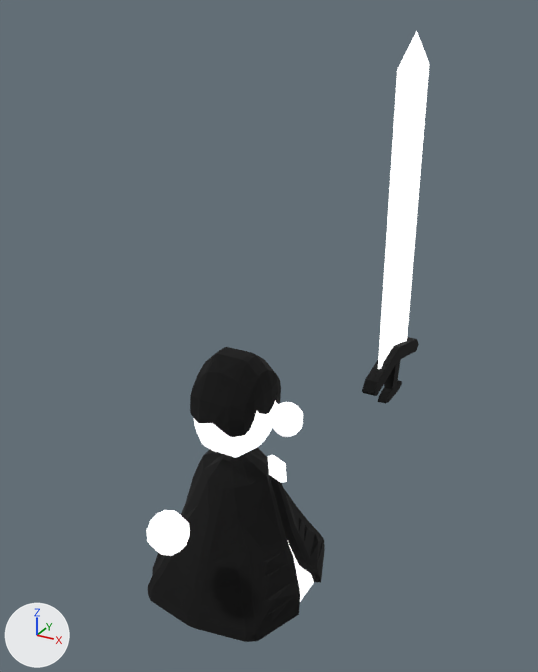
The Blender file player.blend, before and after one commit.
Both versions are drawn from a 50 mm lens placed at (2.21, -6.62, 2.67), pointed at (-0.37, -1.93, 0.33). Every picture has the same lights, and +X, +Y and +Z are marked at lower left.

The first picture shows 'Head', 'Left Hand', 'Right Hand', 'body', 'sword'.
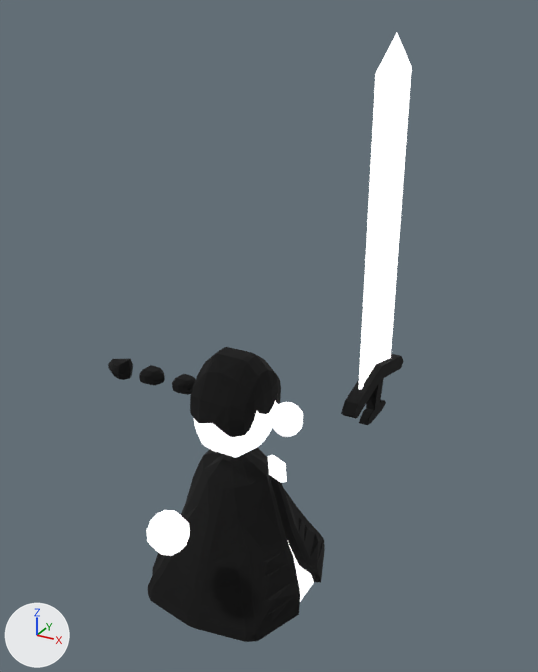
The newer file is also turned or shifted as a whole; pictures and numbers use the older file's frame.

The change, as a diff of the scene's bpy script:
```diff
--- a/player.blend.py
+++ b/player.blend.py
@@ mat_black_001 @@
+mat_black_001 = principled_material('black.001')
+mat_black_001.base_color = (0.0, 0.0, 0.0)  # black #000000
+mat_black_001.roughness = 1.0
@@ me_plane_005 @@
+me_plane_005.from_pydata(...)  # 40 vertices, 38 faces; spans x -0.146..0.049, y -0.082..0.074, z -0.065..0.072
+me_plane_005.materials.append(mat_black)  # black #000000
@@ me_plane_004 @@
+me_plane_004.from_pydata(...)  # 82 vertices, 80 faces; spans x -0.091..0.102, y -0.08..0.081, z -0.053..0.051
+me_plane_004.materials.append(mat_black_001)  # black #000000
@@ me_plane_003 @@
+me_plane_003.from_pydata(...)  # 82 vertices, 80 faces; spans x -0.091..0.102, y -0.08..0.081, z -0.053..0.051
+me_plane_003.materials.append(mat_black)  # black #000000
@@ ob_sword @@
 ob_sword = bpy.data.objects.new('sword', me_plane_002)
-ob_sword.location = (0.0, 0.0, 0.0)
+ob_sword.location = (0.0, -0.488, 0.0)
@@ ob_plane @@
+ob_plane = bpy.data.objects.new('Plane', me_plane_005)
+ob_plane.location = (-0.899, -3.036, 0.396)
@@ ob_hair_2 @@
+ob_hair_2 = bpy.data.objects.new('hair 2', me_plane_004)
+ob_hair_2.location = (-0.667, -3.03, 0.401)
@@ ob_hair_1 @@
+ob_hair_1 = bpy.data.objects.new('hair 1', me_plane_003)
+ob_hair_1.location = (-0.397, -3.03, 0.401)
```

Where the change shows, as pixel boxes (x1, y1, x2, y2) in the pictures (538 x 672 px):
'sword', moved
    before: (362, 31, 429, 404)
    after: (341, 33, 412, 425)
'Plane', added (black)
    after: (108, 359, 133, 380)
'hair 2', added
    after: (139, 365, 165, 386)
'hair 1', added
    after: (172, 374, 196, 395)
